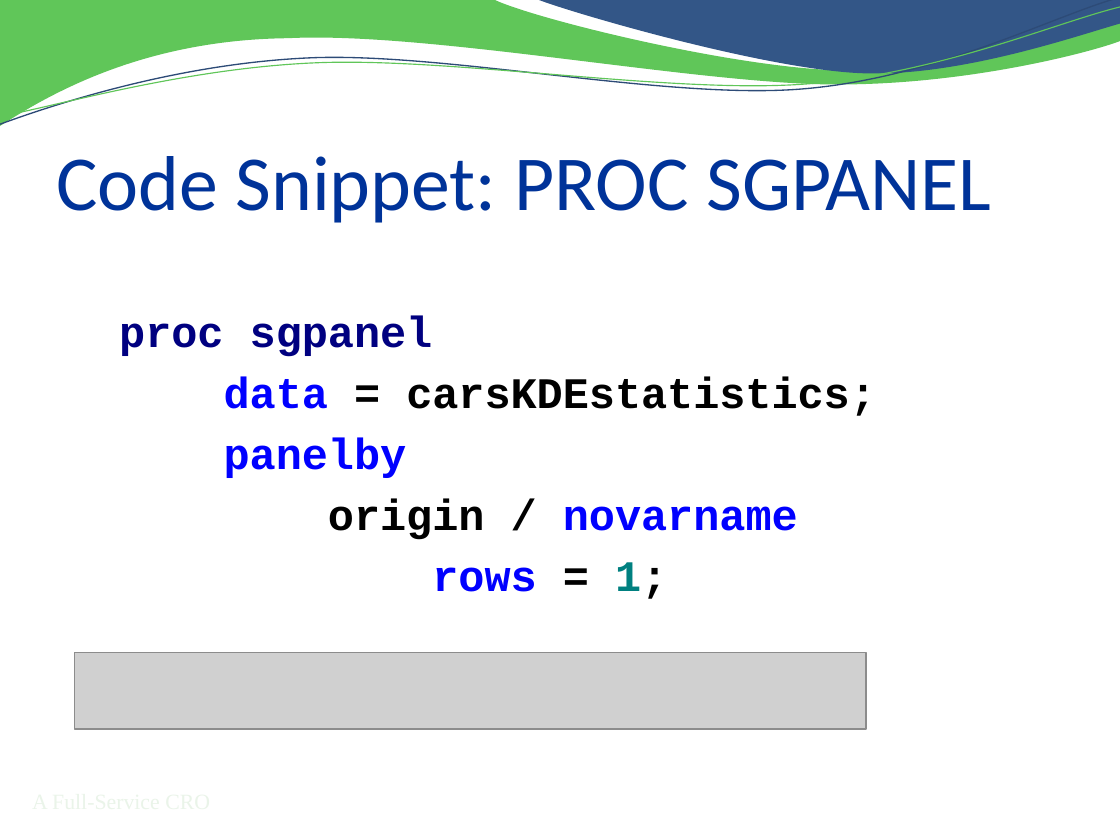
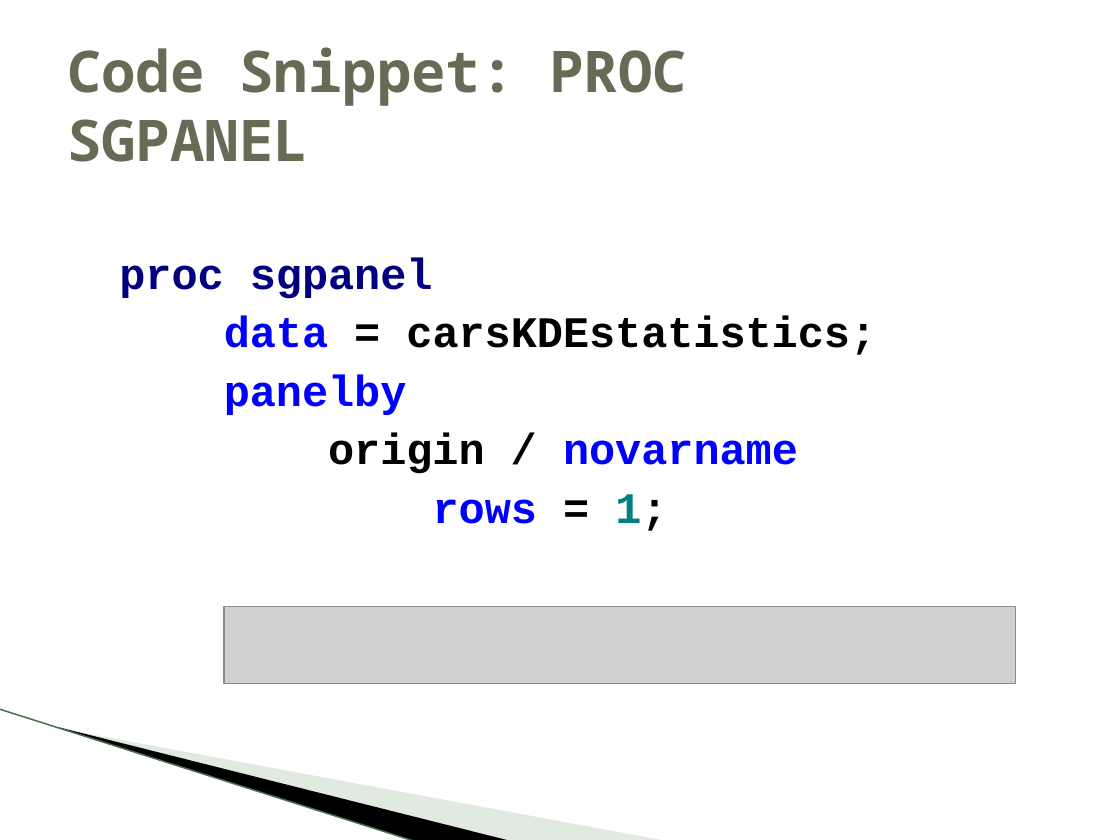
Before and after one commit to RhoInc/sas-violinPlot, a slide deck: slide 16 of doc/Presentation.pptx. Drawn at 1120x840 pixels with LibreOffice and Linux fonts; fonts in the diff are those of the drawing; grey boxes stand for pictures; background and template pictures are left out. Boxes give left, top, right and bottom in pixels: in the first picture for what was removed or moved away, otherwise in the second. Text is boxed around its words. In the diff, an @@ line names an element or a change of style, - is before the commit and + after.

Commit message:
Added additional applications slide and included supporting image files.

```diff
--- a/doc/Presentation.pptx
+++ b/doc/Presentation.pptx
@@ freeform shape removed at (0, 0, 1120, 127) @@
@@ freeform shape removed at (0, 0, 1120, 131) @@
@@ freeform shape removed at (0, 7, 1120, 125) @@
@@ freeform shape removed at (536, 0, 1120, 77) @@
@@ title "Code Snippet: PROC SGPANEL": place and size @@
-title "Code Snippet: PROC SGPANEL" at (56, 156, 991, 223)
+title "Code Snippet: PROC SGPANEL" at (67, 47, 687, 162)
@@ title "Code Snippet: PROC SGPANEL" at (67, 47, 687, 162): size 50 to 36.9 pt, font Calibri to Noto Sans Mono, text colour #003399 to #676A55, bold on; vertical alignment bottom to middle @@
@@ text "proc sgpanel": place and size @@
-text "proc sgpanel" at (119, 315, 876, 599)
+text "proc sgpanel" at (119, 257, 876, 531)
@@ text "proc sgpanel" at (119, 257, 876, 531): less space between paragraphs @@
@@ picture: place and size @@
-picture at (75, 652, 867, 729)
+picture at (224, 607, 1016, 684)
@@ line added from (0, 709) to (416, 840), #ACC6AE 0.95 pt @@
@@ freeform shape added at (59, 727, 512, 840), fill #000000 @@
@@ freeform shape added at (62, 728, 666, 840), fill #B3CBB5 at 40% opacity @@
@@ text removed at (19, 784, 224, 820) @@
-A Full-Service CRO
```
Also in this commit, not shown: 18 other slides changed, 4 slides added, 3 slides removed, 8 other files.
